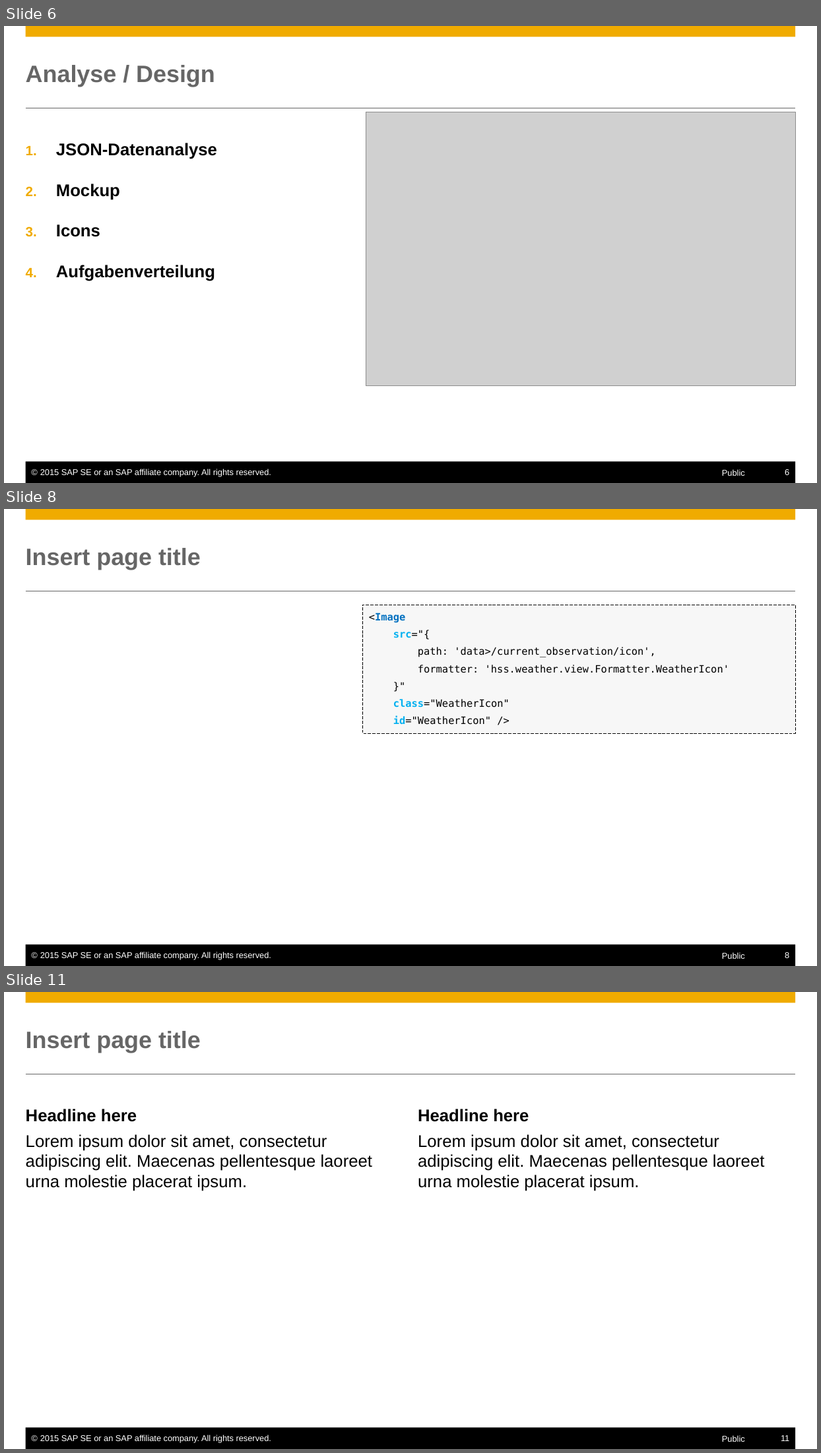
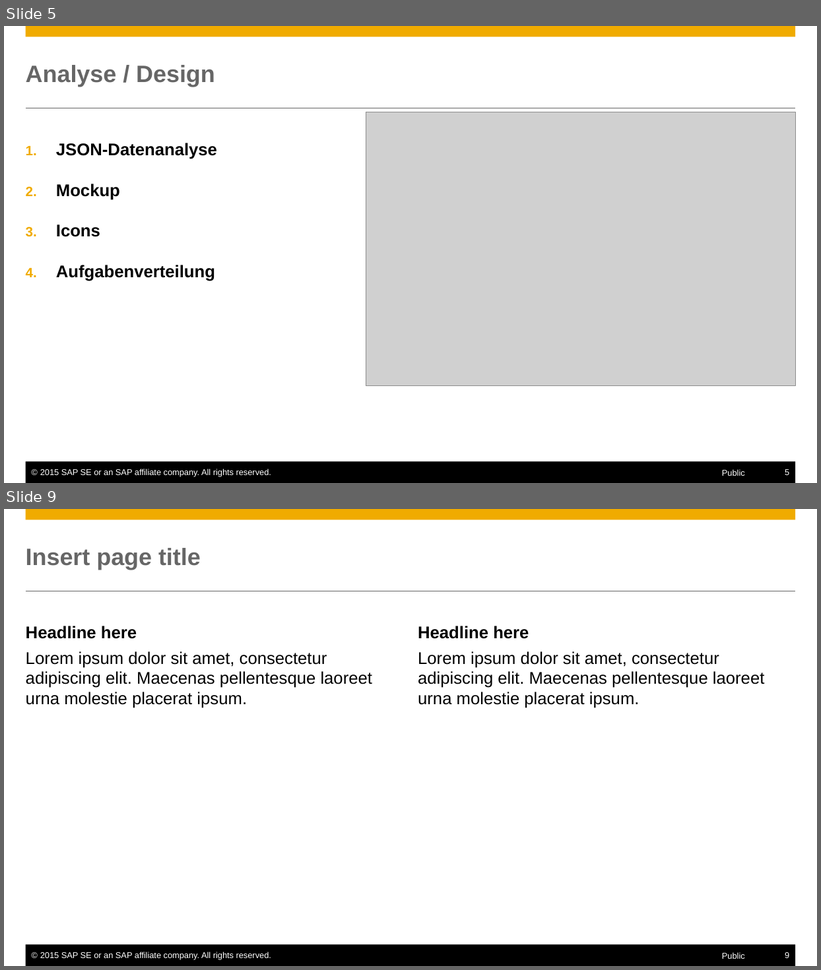
Before and after one commit to Nimuae/openui5_weather, a slide deck: Präsentation.pptx. Shown one above the other, each under a label of ours: slides 6, 8 and 11 before the commit, slides 5 and 9 after it; the slides between them are not shown. The pictures are 821x1453 and 821x970 pixels, drawn with LibreOffice and Linux fonts; fonts in the diff are those of the drawing; grey boxes stand for pictures. Boxes give left, top, right and bottom in pixels: in the first picture for what was removed or moved away, otherwise in the second. Text is boxed around its words. In the diff, an @@ line names an element or a change of style, - is before the commit and + after.

```diff
--- a/Präsentation.pptx
+++ b/Präsentation.pptx
@@ slide 8 removed at [4, 509, 817, 966], background #FFFFFF; not listed: 6 template elements that a slide beside it also shows @@
@@ title removed at [26, 548, 201, 570] @@
-Insert page title
@@ rectangle removed at [363, 605, 795, 734] @@
-<Image
-src="{
-path: 'data>/current_observation/icon',
-formatter: 'hss.weather.view.Formatter.WeatherIcon'
-}"
-class="WeatherIcon"
-id="WeatherIcon" />
@@ what was slide 6 is now slide 5 @@
@@ page number at [785, 470, 789, 475]: text changed @@
-6
+5
@@ what was slide 11 is now slide 9 @@
@@ page number at [785, 953, 789, 958]: text changed @@
-11
+9
```
Also in this commit, not shown: 3 slides changed, 1 slide added, 1 other slide removed, 1 other file.
